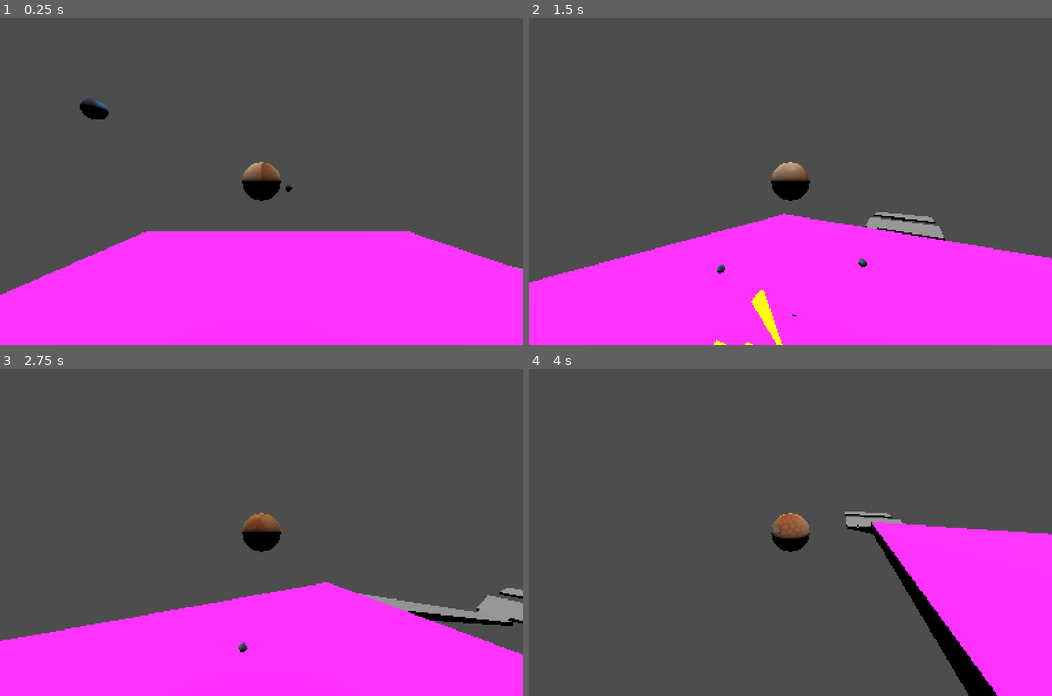
Above: before the commit, frames 1-4 (two rows, left to right).
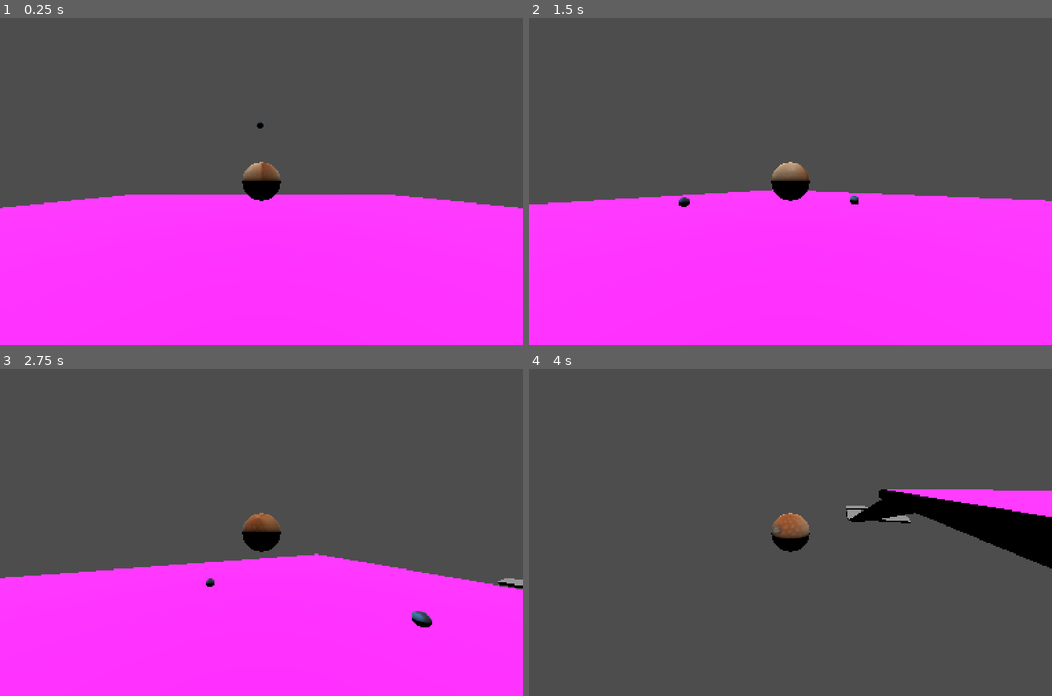
Above: after the commit, the same moments.

Repository: Jujulien45/Waffle_studio
Game: Godot game, scene res://dev.tscn
The game is run twice, just before and just after one commit, with the same random seed, the same clock (stepped at 60 frames per second) and the same inputs. The engine's default icon, where the game draws it, is replaced by a stand-in: a white triangle on a blue panel in a dark square.
Inputs (mouse positions are in pixels of both pictures, inside the frame that each line leads up to):
- Up to frame 1 (0.25 s): no input
- Up to frame 2 (1.5 s): tap Enter (ui_accept) at 0.5, 0.77 s; move the mouse to (816, 181) at 0.52 s; hold W (ui_up) from 0.53 s (still down); tap P at 0.6 s; move the mouse to (764, 181) at 1.27 s; tap E at 1.35 s
- Up to frame 3 (2.75 s): keep holding W (ui_up); tap Enter (ui_accept) at 1.52 s; move the mouse to (271, 525) at 2.02 s; tap P at 2.1 s
- Up to frame 4 (4 s): keep holding W (ui_up); move the mouse to (785, 539) at 2.77 s; tap E at 2.85 s; tap Enter (ui_accept) at 3.02, 3.77 s; move the mouse to (827, 535) at 3.52 s; tap P at 3.6 s

The runs differ from the first frame. In frame 1, 14% of the frame differs, in the area x 0-100%, y 25-85%; in frame 2, 14%; in frame 3, 14%; in frame 4, 17%, in the area x 60-100%, y 36-100%.

Commit message:
moveable crates

Diff:
--- a/character_body_3d.gd
+++ b/character_body_3d.gd
@@ -3,7 +3,7 @@
 var egg = preload("res://egg.tscn")
 
 const ACELERATION = 5
-const DASH_ACCEL = 20
+const DASH_ACCEL =  20
 const FRICTION = 0.4
 const JUMP_VELOCITY = 7
 
@@ -18,12 +18,13 @@
 var dash_time = -5000
 var dash_available = true
 
+var pred_speed = null
+
 var paused = false
 
 @export var sensitivity = 0.01
 
 var camera
-
 var MESH: MeshInstance3D
 
 func _ready() -> void:
@@ -83,6 +84,8 @@
 
 		move_and_slide()
 
+		pred_speed = velocity
+
 		if(not dash_available):
 			if(Time.get_ticks_msec() > 4000 + dash_time):
 				dash_available = true
--- /dev/null
+++ b/crate.gd
@@ -0,0 +1,9 @@
+extends RigidBody3D
+
+@export var necessary_speed = 10.0
+
+func _on_area_3d_body_entered(body: Node3D) -> void:
+	if(body is CharacterBody3D):
+		print(body.velocity.length())
+		if(body.velocity.length() > necessary_speed and linear_velocity.length() == 0.0):
+			linear_velocity = body.velocity
--- /dev/null
+++ b/crate.tscn
@@ -0,0 +1,28 @@
+[gd_scene load_steps=5 format=3 uid="uid://dinponx3j8uqb"]
+
+[ext_resource type="Script" uid="uid://1d2jpjsavhjf" path="res://crate.gd" id="1_uep05"]
+
+[sub_resource type="BoxShape3D" id="BoxShape3D_mo0jf"]
+
+[sub_resource type="BoxMesh" id="BoxMesh_ggnq6"]
+
+[sub_resource type="BoxShape3D" id="BoxShape3D_44j4e"]
+
+[node name="Crate" type="RigidBody3D"]
+script = ExtResource("1_uep05")
+
+[node name="CollisionShape3D" type="CollisionShape3D" parent="."]
+transform = Transform3D(0.8, 0, 0, 0, 0.8, 0, 0, 0, 0.8, 0, 0, 0)
+shape = SubResource("BoxShape3D_mo0jf")
+
+[node name="MeshInstance3D" type="MeshInstance3D" parent="."]
+mesh = SubResource("BoxMesh_ggnq6")
+skeleton = NodePath("")
+
+[node name="Area3D" type="Area3D" parent="."]
+transform = Transform3D(2, 0, 0, 0, 2, 0, 0, 0, 2, 0, 0, 0)
+
+[node name="CollisionShape3D" type="CollisionShape3D" parent="Area3D"]
+shape = SubResource("BoxShape3D_44j4e")
+
+[connection signal="body_entered" from="Area3D" to="." method="_on_area_3d_body_entered"]
--- a/dev.tscn
+++ b/dev.tscn
@@ -3,6 +3,13 @@
 [ext_resource type="Script" uid="uid://bruuuhkkk5ulm" path="res://character_body_3d.gd" id="1_coge5"]
 [ext_resource type="Texture2D" uid="uid://oyxkvkxffb6n" path="res://ball.jpg" id="2_fkxo1"]
 [ext_resource type="PackedScene" uid="uid://6ntoukbhnxjy" path="res://Chick.tscn" id="3_daqws"]
+
+[sub_resource type="SphereShape3D" id="SphereShape3D_0g12c"]
+
+[sub_resource type="SphereMesh" id="SphereMesh_coge5"]
+
+[sub_resource type="StandardMaterial3D" id="StandardMaterial3D_fkxo1"]
+albedo_texture = ExtResource("2_fkxo1")
 
 [sub_resource type="BoxShape3D" id="BoxShape3D_fkxo1"]
 
@@ -11,32 +18,15 @@
 [sub_resource type="StandardMaterial3D" id="StandardMaterial3D_daqws"]
 albedo_color = Color(1, 0.14901961, 1, 1)
 
-[sub_resource type="SphereShape3D" id="SphereShape3D_0g12c"]
-
-[sub_resource type="SphereMesh" id="SphereMesh_coge5"]
-
-[sub_resource type="StandardMaterial3D" id="StandardMaterial3D_fkxo1"]
-albedo_texture = ExtResource("2_fkxo1")
-
 [sub_resource type="PhysicsMaterial" id="PhysicsMaterial_fkxo1"]
 
 [node name="Node3D" type="Node3D"]
-
-[node name="StaticBody3D" type="StaticBody3D" parent="."]
-transform = Transform3D(31.93, 0, 0, 0, 1, 0, 0, 0, 29.68, 0, 0, 0)
-
-[node name="CollisionShape3D" type="CollisionShape3D" parent="StaticBody3D"]
-shape = SubResource("BoxShape3D_fkxo1")
-
-[node name="MeshInstance3D" type="MeshInstance3D" parent="StaticBody3D"]
-mesh = SubResource("BoxMesh_daqws")
-surface_material_override/0 = SubResource("StandardMaterial3D_daqws")
 
 [node name="DirectionalLight3D" type="DirectionalLight3D" parent="."]
 transform = Transform3D(1, 0, 0, 0, 1.1924881e-08, 1, 0, -1, 1.1924881e-08, -0.019805908, 110.537834, -0.4930153)
 
 [node name="CharacterBody3D" type="CharacterBody3D" parent="."]
-transform = Transform3D(1, 0, 0, 0, 1, 0, 0, 0, 1, -1.92383, 6.9042525, 0)
+transform = Transform3D(1, 0, 0, 0, 1, 0, 0, 0, 1, 0.08358765, 2.4063926, 0)
 script = ExtResource("1_coge5")
 
 [node name="CollisionShape3D" type="CollisionShape3D" parent="CharacterBody3D"]
@@ -61,6 +51,16 @@
 
 [node name="Chick4" parent="." instance=ExtResource("3_daqws")]
 transform = Transform3D(1, 0, 0, 0, 1, 0, 0, 0, 1, 0, 6.453464, -6.9914875)
+
+[node name="StaticBody3D" type="StaticBody3D" parent="."]
+transform = Transform3D(31.93, 0, 0, 0, 1, 0, 0, 0, 29.68, 0, 0, 0)
+
+[node name="CollisionShape3D" type="CollisionShape3D" parent="StaticBody3D"]
+shape = SubResource("BoxShape3D_fkxo1")
+
+[node name="MeshInstance3D" type="MeshInstance3D" parent="StaticBody3D"]
+mesh = SubResource("BoxMesh_daqws")
+surface_material_override/0 = SubResource("StandardMaterial3D_daqws")
 
 [node name="StaticBody3D2" type="StaticBody3D" parent="."]
 transform = Transform3D(-12.718792, -0.17364818, -2.5947081e-06, -2.2426662, 0.9848077, 0, 1.1119121e-06, 1.5180806e-08, -29.68, 89.0958, -16.424698, 0)
Not shown, added: crate.gd.uid
